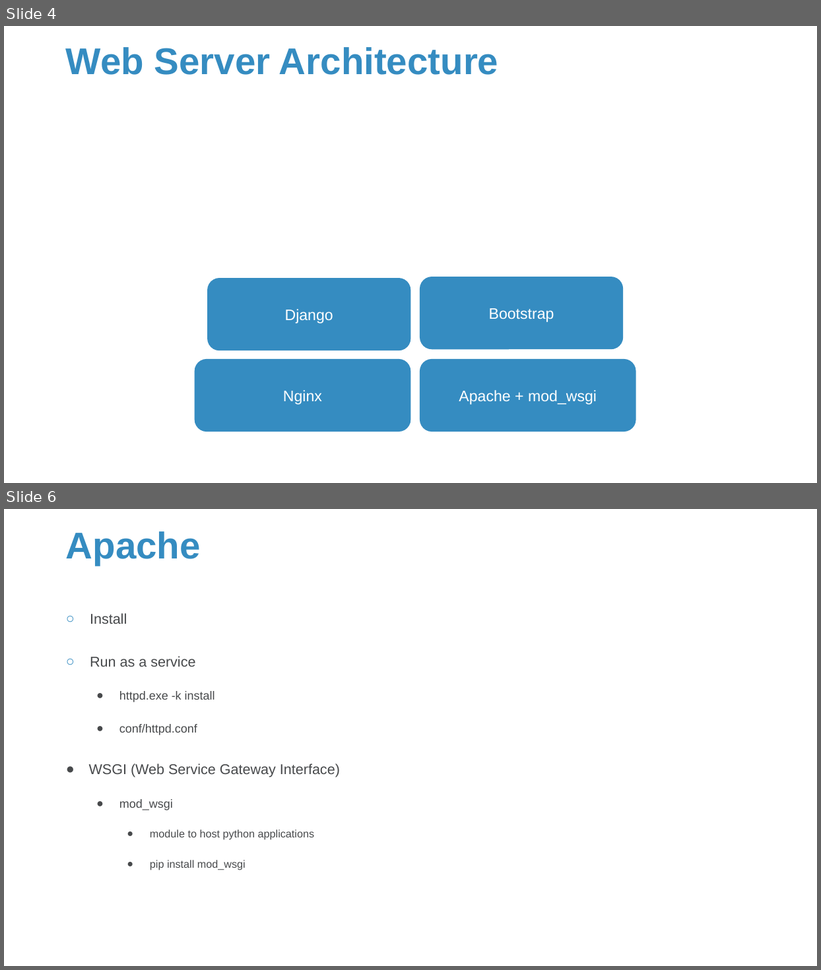
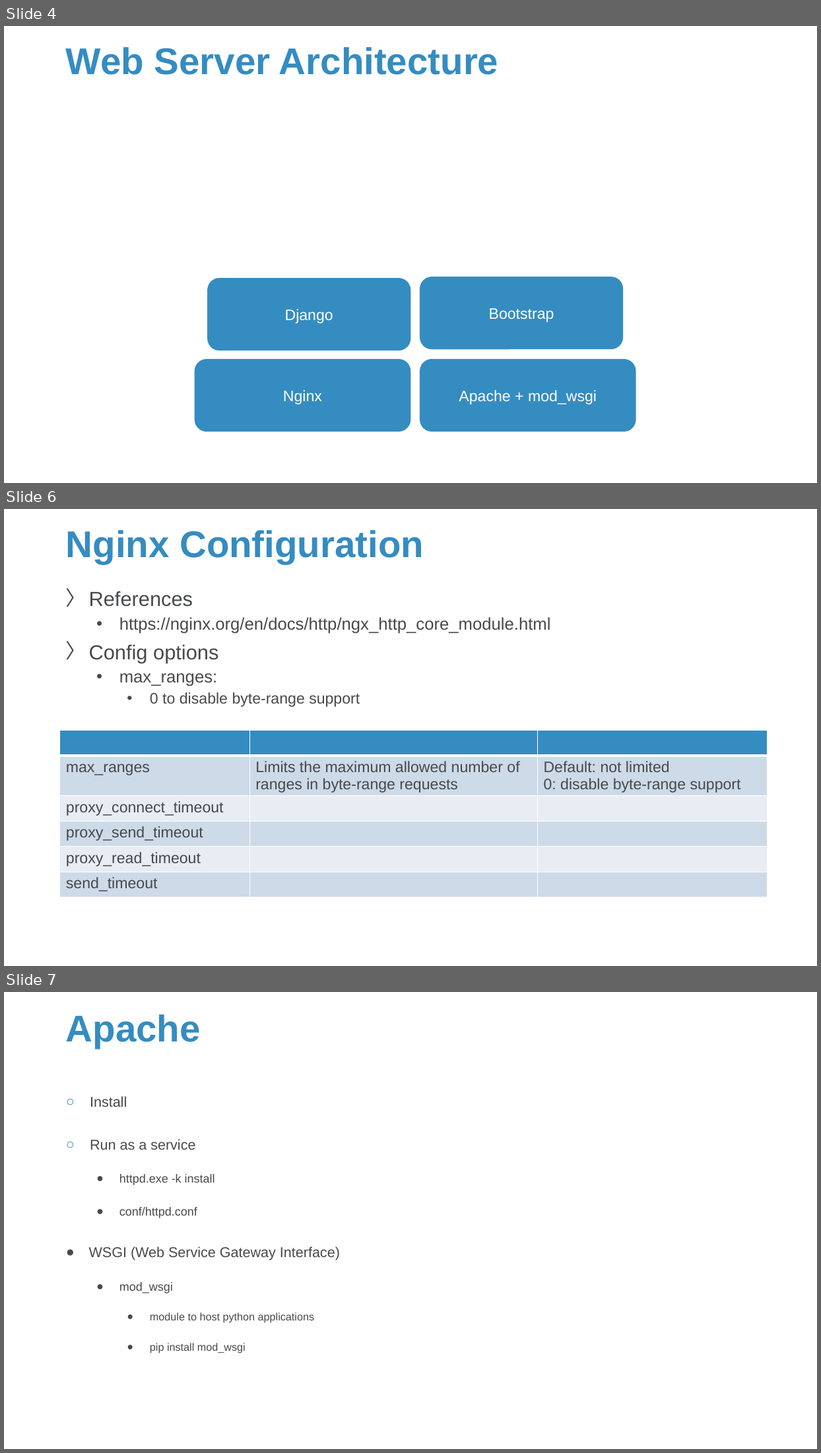
Before and after one commit to Sparks-Lu/TechNotes, a slide deck: Web/Server-Notes.pptx. Shown one above the other, each under a label of ours: slides 4 and 6 before the commit, slides 4, 6 and 7 after it; the slides between them are not shown. The pictures are 821x970 and 821x1453 pixels, drawn with LibreOffice and Linux fonts; fonts in the diff are those of the drawing; background and template pictures are left out. Boxes give left, top, right and bottom in pixels: in the first picture for what was removed or moved away, otherwise in the second. Text is boxed around its words. In the diff, an @@ line names an element or a change of style, - is before the commit and + after.

```diff
--- a/Web/Server-Notes.pptx
+++ b/Web/Server-Notes.pptx
@@ slide 6 added at (4, 509, 817, 966), background picture (left out) @@
@@ title added at (66, 530, 424, 564), 44 pt, text #358CC1, bold @@
+Nginx Configuration
@@ text added at (89, 591, 551, 707), 20 pt, text #47494B @@
+〉 References
+  • https://nginx.org/en/docs/http/ngx_http_core_module.html
+〉 Config options
+  • max_ranges:
+    • 0 to disable byte-range support
@@ table added at (60, 730, 768, 918), 6 rows, 3 columns @@
+ |  | 
+max_ranges | Limits the maximum allowed number of ranges in byte-range requests | Default: not limited / 0: disable byte-range support
+proxy_connect_timeout |  | 
+proxy_send_timeout |  | 
+proxy_read_timeout |  | 
+send_timeout |  | 
@@ what was slide 6 is now slide 7 @@
```
Also in this commit, not shown: 1 slide changed, 5 other slides added, 12 other files.
